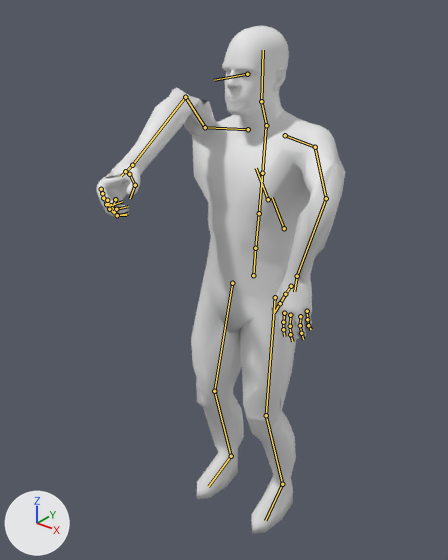
What one commit did to the glTF model TerraForest/addons/characters/authoring/Human.torch_attack.glb.
Before and after are seen from a camera (50 mm lens) standing at (1.125, -1.554, 1.901) and looking at (-0.008, -0.138, 1.023). Lighting does not change. The marker at lower left points along +X, +Y and +Z. The older version comes first. Both versions are drawn at frame 13 of the action 'FP_Torch_Swing'; the numbers are the values there. The bones that change, and the others that lie on the model, are drawn over the model as lines.

Names of what the first picture shows: 'Human_Body'.
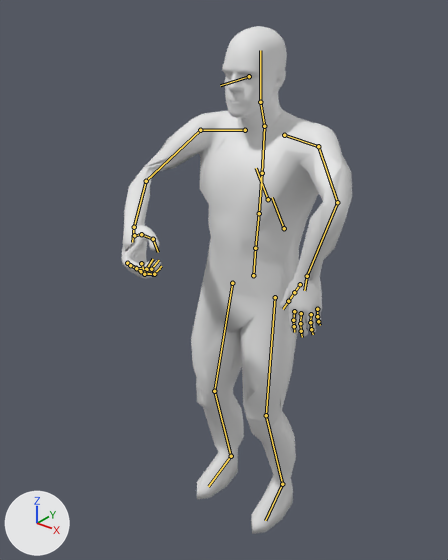
Boxes (x1, y1, x2, y2) around the edits, measured in the pictures (448 x 560 px):
```json
{"object": "Human_Body", "change": "posed", "before": [96, 26, 345, 534], "after": [121, 26, 352, 534], "on screen": "7% narrower"}
{"bone": "Spine2", "before": "(262, 173) to (266, 126)", "after": "(262, 173) to (264, 126)"}
{"bone": "LeftArm", "before": "(315, 147) to (326, 198)", "after": "(318, 146) to (337, 202)"}
{"bone": "RightArm", "before": "(205, 127) to (185, 97)", "after": "(200, 130) to (146, 181)"}
{"bone": "RightForeArm", "before": "(185, 97) to (132, 165)", "after": "(146, 181) to (134, 227)"}
{"bone": "RightHand", "before": "(132, 165) to (121, 176)", "after": "(134, 227) to (132, 242)"}
```

Scene script edits in JSON lines:
```json
{"block": "bone_spine1", "where": "bone_spine1 = bpy.data.objects['Human_Rig'].pose.bones['Spine1']  # child of 'Spine'"}
{"op": "set", "path": "bone_spine1.rotation_quaternion", "old": "(1.0, 0.0, 0.0, 0.0)", "new": "(1.0, 0.007, 0.021, 0.002)", "note": "degrees (0, 0, 0) -> degrees (1, 2, 0)"}
{"block": "bone_spine2", "where": "bone_spine2 = bpy.data.objects['Human_Rig'].pose.bones['Spine2']  # child of 'Spine1'"}
{"op": "set", "path": "bone_spine2.rotation_quaternion", "old": "(1.0, 0.0, 0.0, 0.0)", "new": "(0.999, 0.011, 0.031, 0.003)", "note": "degrees (0, 0, 0) -> degrees (1, 4, 0)"}
{"block": "bone_leftarm", "where": "bone_leftarm = bpy.data.objects['Human_Rig'].pose.bones['LeftArm']  # child of 'LeftShoulder'"}
{"op": "set", "path": "bone_leftarm.rotation_quaternion", "old": "(0.963, -0.172, -0.048, -0.2)", "new": "(0.959, -0.195, -0.043, -0.201)", "note": "degrees (-18, -9, -22) -> degrees (-21, -9, -22)"}
{"block": "bone_rightarm", "where": "bone_rightarm = bpy.data.objects['Human_Rig'].pose.bones['RightArm']  # child of 'RightShoulder'"}
{"op": "set", "path": "bone_rightarm.rotation_quaternion", "old": "(0.032, 0.629, -0.7, -0.334)", "new": "(0.714, -0.075, -0.577, 0.39)", "note": "degrees (-33, 158, 77) -> degrees (-60, -50, 87)"}
{"block": "bone_rightforearm", "where": "bone_rightforearm = bpy.data.objects['Human_Rig'].pose.bones['RightForeArm']  # child of 'RightArm'"}
{"op": "set", "path": "bone_rightforearm.rotation_quaternion", "old": "(-0.567, -0.289, 0.631, 0.443)", "new": "(0.354, 0.106, 0.86, 0.353)", "note": "degrees (88, -27, -102) -> degrees (-54, 148, -31)"}
{"block": "bone_righthand", "where": "bone_righthand = bpy.data.objects['Human_Rig'].pose.bones['RightHand']  # child of 'RightForeArm'"}
{"op": "set", "path": "bone_righthand.rotation_quaternion", "old": "(0.998, 0.0, 0.005, 0.058)", "new": "(0.968, 0.009, -0.002, -0.25)", "note": "degrees (0, 1, 7) -> degrees (1, 0, -29)"}
```
